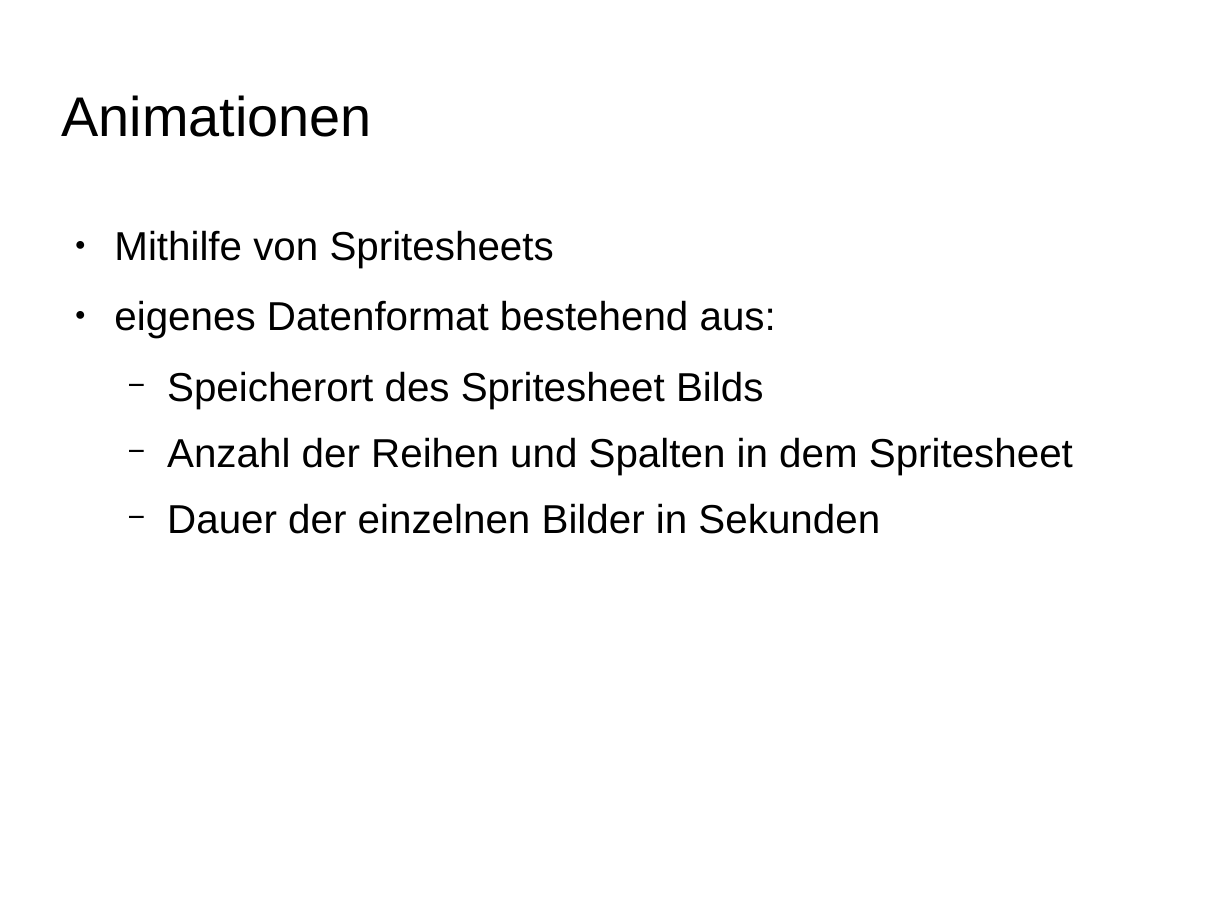
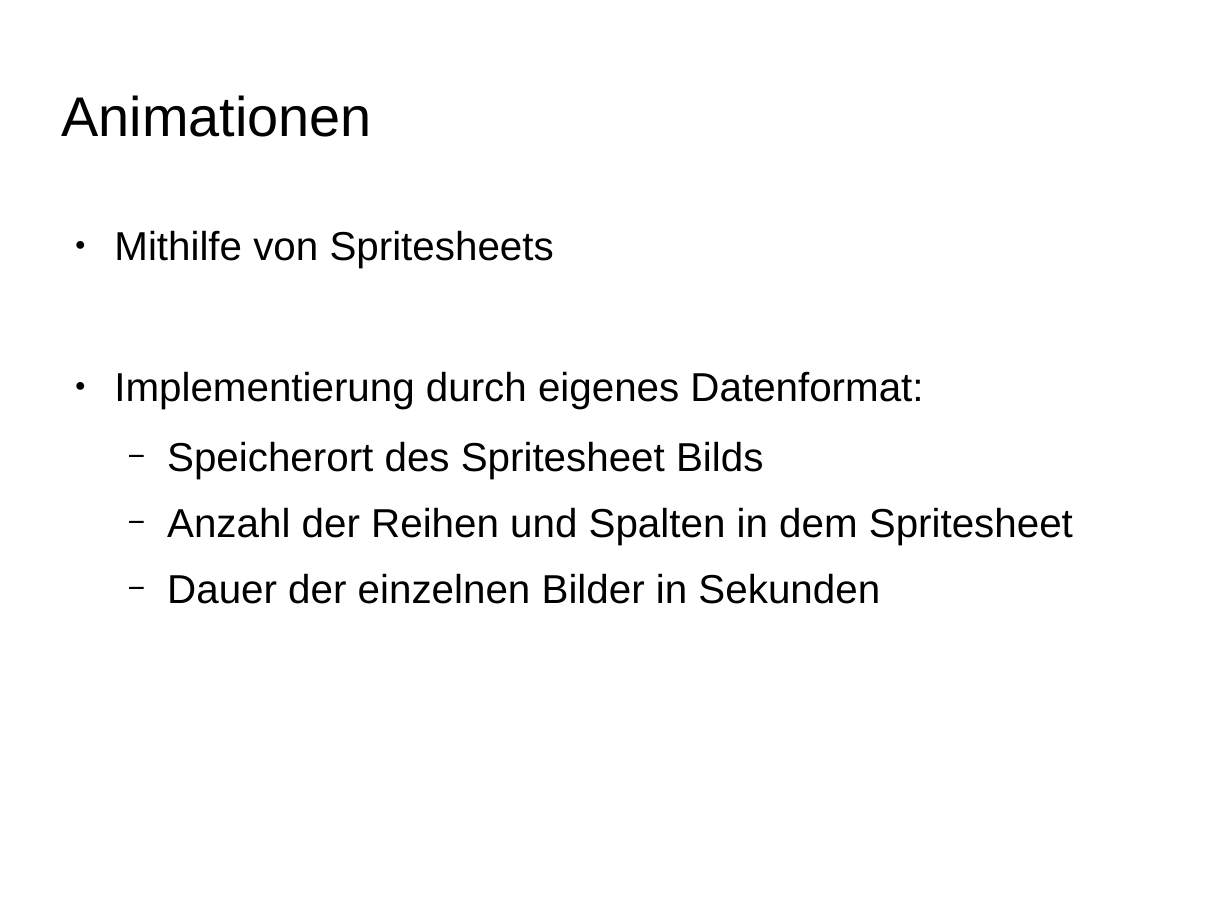
Before and after one commit to dagophil/sfml_openni, a slide deck: slide 24 of presentation/haegele_schill_kinect_menu.odp (slide 15 before the commit). Drawn at 1232x924 pixels with LibreOffice and Linux fonts; fonts in the diff are those of the drawing; background and template pictures are left out. Boxes give left, top, right and bottom in pixels: in the first picture for what was removed or moved away, otherwise in the second. Text is boxed around its words. In the diff, an @@ line names an element or a change of style, - is before the commit and + after.

```diff
--- a/presentation/haegele_schill_kinect_menu.odp
+++ b/presentation/haegele_schill_kinect_menu.odp
@@ text at [114,371,923,409]: text changed @@
-● eigenes Datenformat bestehend aus:
+● Implementierung durch eigenes Datenformat:
```
Also in this commit, not shown: 1 other slide changed, 13 slides added, 4 slides removed.
